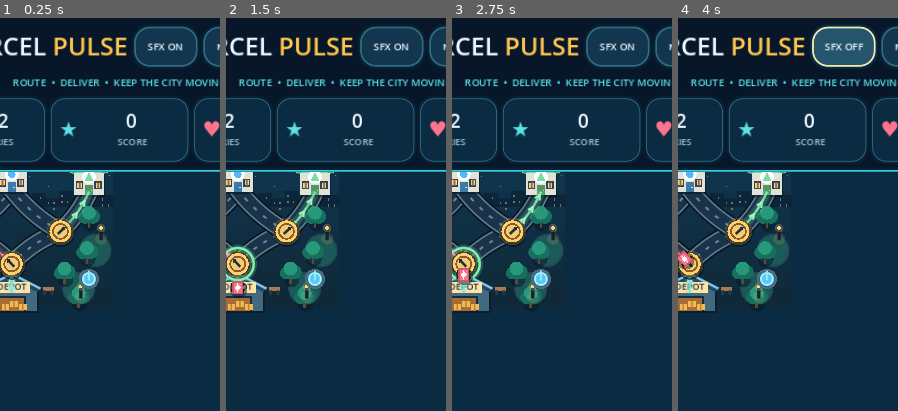
Above: before the commit, frames 1-4 (left to right).
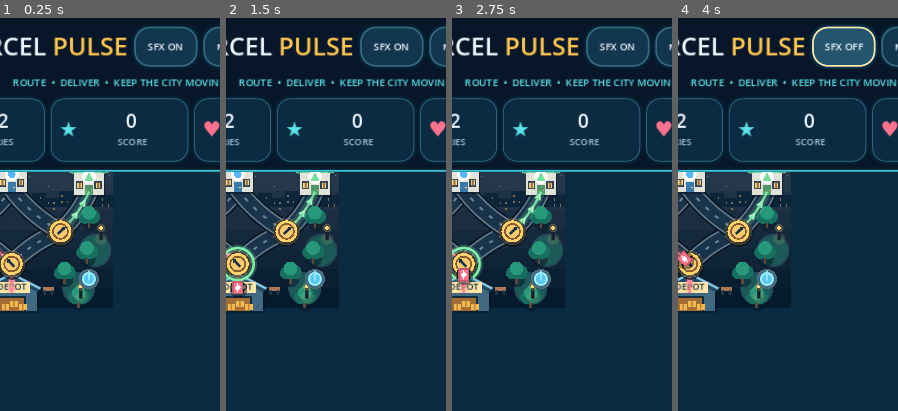
Above: after the commit, the same moments.

Repository: gauravprajapat-23/Parcel-pulse
Game: Godot game, scene res://scenes/game_screen.tscn
Two runs of this game, one before a commit and one after it. Both use one fixed random seed, a clock stepped at 60 frames per second and the inputs below.
Inputs:
- Up to frame 1 (0.25 s): no input
- Up to frame 2 (1.5 s): click "PLAY" at 0.5 s; click "RETRY" at 1.25 s
- Up to frame 3 (2.75 s): click "RETRY" at 2 s
- Up to frame 4 (4 s): click "RETRY" at 2.75 s; click "SFX ON" at 3.5 s
The pictures show only the part of the screen within x 23-73%, y 0-50%; the shares and areas given below are measured in that part.

The runs differ from the first frame. In frame 1, 0.1% of the frame differs, in the area x 3-8%, y 65-70%; in frame 2, less than 0.1%; in frame 3, less than 0.1%; in frame 4, 0.1%.
Error in both runs: Invalid access to property or key 'tagline_label' on a base object of type 'Dictionary'. (res://scripts/ui/game_screen.gd:265)

Commit message:
feat(levels): generalize road rendering touch and coach for every map

Diff:
--- a/scripts/ui/board_view.gd
+++ b/scripts/ui/board_view.gd
@@ -21,9 +21,17 @@
 			controller.board.junction_changed.disconnect(_on_junction_changed)
 		if controller.phase_changed.is_connected(_on_phase_changed):
 			controller.phase_changed.disconnect(_on_phase_changed)
+		if controller.board.map_changed.is_connected(_on_map_changed):
+			controller.board.map_changed.disconnect(_on_map_changed)
 	controller = value
 	controller.board.junction_changed.connect(_on_junction_changed)
 	controller.phase_changed.connect(_on_phase_changed)
+	controller.board.map_changed.connect(_on_map_changed)
+	if city_art != null:
+		city_art.board = controller.board
+		city_art.queue_redraw()
+	if juice_layer != null:
+		juice_layer.board = controller.board
 	if dynamic_layer != null:
 		dynamic_layer.controller = controller
 		dynamic_layer.queue_redraw()
@@ -45,6 +53,7 @@
 	clip_contents = true
 	city_art = CityBoardArt.new()
 	city_art.name = "CityArt"
+	city_art.board = controller.board if controller != null else null
 	city_art.mouse_filter = Control.MOUSE_FILTER_IGNORE
 	add_child(city_art)
 	city_art.set_anchors_preset(Control.PRESET_FULL_RECT)
@@ -60,6 +69,7 @@
 
 	juice_layer = GameJuice.new()
 	juice_layer.name = "FeedbackOverlay"
+	juice_layer.board = controller.board if controller != null else null
 	juice_layer.reduced_motion = reduced_motion
 	dynamic_layer.reduced_motion = reduced_motion
 	juice_layer.mouse_filter = Control.MOUSE_FILTER_IGNORE
@@ -79,6 +89,14 @@
 
 func get_junction_hit_radius() -> float:
 	return minf(72.0, maxf(48.0, minf(size.x, size.y) * 0.13))
+
+
+func _on_map_changed(_new_index: int) -> void:
+	clear_feedback()
+	if city_art != null:
+		city_art.queue_redraw()
+	if dynamic_layer != null:
+		dynamic_layer.queue_redraw()
 
 
 func _on_board_resized() -> void:
@@ -110,7 +128,7 @@
 
 
 func _point(node_id: String) -> Vector2:
-	return CityBoardGeometry.node_point(node_id, size)
+	return CityBoardGeometry.node_point(node_id, size, controller.board)
 
 
 func _normalized_point(value: Vector2) -> Vector2:
@@ -119,7 +137,7 @@
 
 func get_rendered_parcel_position(parcel: DeliveryParcel) -> Vector2:
 	return CityBoardGeometry.route_point(
-		parcel.current_node, parcel.next_node, parcel.progress, size
+		parcel.current_node, parcel.next_node, parcel.progress, size, controller.board
 	)
 
 
@@ -154,7 +172,7 @@
 	var radius: float = get_junction_hit_radius()
 	var nearest_id: String = ""
 	var best_distance: float = INF
-	for junction_id in BoardState.JUNCTION_IDS:
+	for junction_id in controller.board.junction_ids:
 		var distance: float = local_position.distance_to(_point(junction_id))
 		if distance <= radius and distance < best_distance:
 			nearest_id = junction_id
--- a/scripts/ui/city_board_art.gd
+++ b/scripts/ui/city_board_art.gd
@@ -1,5 +1,7 @@
 extends Control
 class_name CityBoardArt
+
+var board: BoardState
 
 # Static, handcrafted procedural city backdrop. No textures, plugins or
 # copyrighted artwork. Redrawn only on resize, not every gameplay frame.
@@ -22,7 +24,7 @@
 
 
 func _draw() -> void:
-	if size.x <= 0.0 or size.y <= 0.0:
+	if size.x <= 0.0 or size.y <= 0.0 or board == null:
 		return
 	_draw_sky_and_blocks()
 	_draw_roads()
@@ -40,9 +42,13 @@
 
 
 func _draw_sky_and_blocks() -> void:
-	draw_rect(Rect2(Vector2.ZERO, size), NIGHT)
+	var base: Color = NIGHT
+	match board.palette:
+		1: base = Color("#183049")
+		2: base = Color("#0E3C3C")
+	draw_rect(Rect2(Vector2.ZERO, size), base)
 	for index in range(7):
-		var shade := Color("#10344C").lerp(Color("#102938"), float(index) / 6.0)
+		var shade: Color = base.lightened(0.12).lerp(base.darkened(0.07), float(index) / 6.0)
 		draw_rect(Rect2(0, size.y * float(index) / 7.0, size.x, size.y / 7.0 + 1.0), shade)
 
 	# Quiet skyline: deliberately low-contrast so destinations stay readable.
@@ -72,11 +78,11 @@
 
 func _draw_roads() -> void:
 	var s: float = _scale()
-	for from_id in BoardState.EDGES.keys():
-		var exits: Array = BoardState.EDGES[from_id]
+	for from_id in board.edges.keys():
+		var exits: Array = board.edges[from_id]
 		for to_id in exits:
 			var road: PackedVector2Array = CityBoardGeometry.route_polyline(
-				str(from_id), str(to_id), size, 20
+				str(from_id), str(to_id), size, 20, board
 			)
 			draw_polyline(road, Color("#061421"), 43.0 * s, true)
 			draw_polyline(road, CURB, 36.0 * s, true)
@@ -85,10 +91,10 @@
 			for marker in range(2, 9, 2):
 				var fraction: float = float(marker) / 10.0
 				var before: Vector2 = CityBoardGeometry.route_point(
-					str(from_id), str(to_id), fraction - 0.025, size
+					str(from_id), str(to_id), fraction - 0.025, size, board
 				)
 				var after: Vector2 = CityBoardGeometry.route_point(
-					str(from_id), str(to_id), fraction + 0.025, size
+					str(from_id), str(to_id), fraction + 0.025, size, board
 				)
 				draw_line(before, after, Color("#8DB0BF", 0.7), 2.0 * s, true)
 
@@ -146,7 +152,7 @@
 
 func _draw_house(node_id: String, accent: Color) -> void:
 	var s: float = _scale()
-	var center: Vector2 = CityBoardGeometry.node_point(node_id, size) + Vector2(0, -21) * s
+	var center: Vector2 = CityBoardGeometry.node_point(node_id, size, board) + Vector2(0, -21) * s
 	var half_width: float = 33.0 * s
 	var top: float = center.y - 26.0 * s
 	var front: Rect2 = Rect2(
@@ -187,7 +193,7 @@
 
 func _draw_depot() -> void:
 	var s: float = _scale()
-	var center: Vector2 = CityBoardGeometry.node_point("depot", size) + Vector2(0, 15) * s
+	var center: Vector2 = CityBoardGeometry.node_point("depot", size, board) + Vector2(0, 15) * s
 	var body: Rect2 = Rect2(center + Vector2(-55, -24) * s, Vector2(110, 49) * s)
 	draw_rect(Rect2(body.position + Vector2(4, 4) * s, body.size), Color("#07131E", 0.55))
 	draw_rect(body, Color("#426982"))
--- a/scripts/ui/city_board_geometry.gd
+++ b/scripts/ui/city_board_geometry.gd
@@ -14,19 +14,21 @@
 }
 
 
-static func node_point(node_id: String, bounds: Vector2) -> Vector2:
-	if not BoardState.NODES.has(node_id):
+static func node_point(node_id: String, bounds: Vector2, board: BoardState = null) -> Vector2:
+	var positions: Dictionary = board.nodes if board != null else BoardState.NODES
+	if not positions.has(node_id):
 		return Vector2.ZERO
-	var uv: Vector2 = BoardState.NODES[node_id]
+	var uv: Vector2 = positions[node_id]
 	return Vector2(uv.x * bounds.x, uv.y * bounds.y)
 
 
-static func route_point(from_id: String, to_id: String, t: float, bounds: Vector2) -> Vector2:
-	var start: Vector2 = node_point(from_id, bounds)
-	var finish: Vector2 = node_point(to_id, bounds)
-	if not BoardState.EDGES.has(from_id):
+static func route_point(from_id: String, to_id: String, t: float, bounds: Vector2, board: BoardState = null) -> Vector2:
+	var start: Vector2 = node_point(from_id, bounds, board)
+	var finish: Vector2 = node_point(to_id, bounds, board)
+	var connections: Dictionary = board.edges if board != null else BoardState.EDGES
+	if not connections.has(from_id):
 		return start
-	var options: Array = BoardState.EDGES[from_id]
+	var options: Array = connections[from_id]
 	if not options.has(to_id):
 		return start
 	var delta: Vector2 = finish - start
@@ -44,25 +46,26 @@
 	)
 
 
-static func route_tangent(from_id: String, to_id: String, t: float, bounds: Vector2) -> Vector2:
-	var a: Vector2 = route_point(from_id, to_id, clampf(t - 0.01, 0.0, 1.0), bounds)
-	var b: Vector2 = route_point(from_id, to_id, clampf(t + 0.01, 0.0, 1.0), bounds)
+static func route_tangent(from_id: String, to_id: String, t: float, bounds: Vector2, board: BoardState = null) -> Vector2:
+	var a: Vector2 = route_point(from_id, to_id, clampf(t - 0.01, 0.0, 1.0), bounds, board)
+	var b: Vector2 = route_point(from_id, to_id, clampf(t + 0.01, 0.0, 1.0), bounds, board)
 	var vector: Vector2 = b - a
 	if vector.length_squared() < 0.0001:
 		return Vector2.UP
 	return vector.normalized()
 
 
-static func route_polyline(from_id: String, to_id: String, bounds: Vector2, steps: int = 20) -> PackedVector2Array:
+static func route_polyline(from_id: String, to_id: String, bounds: Vector2, steps: int = 20, board: BoardState = null) -> PackedVector2Array:
 	var result := PackedVector2Array()
-	if not BoardState.EDGES.has(from_id):
+	var connections: Dictionary = board.edges if board != null else BoardState.EDGES
+	if not connections.has(from_id):
 		return result
-	var options: Array = BoardState.EDGES[from_id]
+	var options: Array = connections[from_id]
 	if not options.has(to_id):
 		return result
 	var count: int = maxi(2, steps)
 	for index in range(count + 1):
-		result.append(route_point(from_id, to_id, float(index) / float(count), bounds))
+		result.append(route_point(from_id, to_id, float(index) / float(count), bounds, board))
 	return result
 
 
--- a/scripts/ui/city_board_overlay.gd
+++ b/scripts/ui/city_board_overlay.gd
@@ -57,18 +57,17 @@
 
 
 func _point(node_id: String) -> Vector2:
-	return CityBoardGeometry.node_point(node_id, size)
+	return CityBoardGeometry.node_point(node_id, size, controller.board)
 
 
 func _draw_active_routes() -> void:
 	var s: float = _scale()
-	var active_roads: Array[String] = ["depot", "hub", "west", "east"]
-	for from_id in active_roads:
+	for from_id in controller.board.edges.keys():
 		var to_id: String = controller.board.get_next_node(from_id)
 		if not controller.board.is_valid_edge(from_id, to_id):
 			continue
 		var tint: Color = _route_color(to_id)
-		var road := CityBoardGeometry.route_polyline(from_id, to_id, size, 20)
+		var road := CityBoardGeometry.route_polyline(str(from_id), to_id, size, 20, controller.board)
 		var aura: Color = tint
 		aura.a = 0.18
 		draw_polyline(road, aura, 17.0 * s, true)
@@ -86,14 +85,17 @@
 		"red": return COLOR_RED
 		"blue": return COLOR_BLUE
 		"green": return COLOR_GREEN
-		"west": return COLOR_RED
-		"east": return COLOR_GREEN
+		_:
+			if controller != null and controller.board.is_junction(destination_id):
+				var next_id: String = controller.board.get_next_node(destination_id)
+				if next_id != "" and next_id != destination_id:
+					return _route_color(next_id)
 	return Color("#73E4DE")
 
 
 func _draw_chevron(from_id: String, to_id: String, t: float, tint: Color, s: float) -> void:
-	var point: Vector2 = CityBoardGeometry.route_point(from_id, to_id, t, size)
-	var tangent: Vector2 = CityBoardGeometry.route_tangent(from_id, to_id, t, size)
+	var point: Vector2 = CityBoardGeometry.route_point(from_id, to_id, t, size, controller.board)
+	var tangent: Vector2 = CityBoardGeometry.route_tangent(from_id, to_id, t, size, controller.board)
 	var perpendicular := Vector2(-tangent.y, tangent.x)
 	var tip: Vector2 = point + tangent * 6.0 * s
 	var back: Vector2 = point - tangent * 4.0 * s
@@ -103,10 +105,10 @@
 
 func _draw_junctions() -> void:
 	var s: float = _scale()
-	for junction_id in BoardState.JUNCTION_IDS:
+	for junction_id in controller.board.junction_ids:
 		var center: Vector2 = _point(junction_id)
 		var route: String = controller.board.get_next_node(junction_id)
-		var heading: Vector2 = CityBoardGeometry.route_tangent(junction_id, route, 0.02, size)
+		var heading: Vector2 = CityBoardGeometry.route_tangent(junction_id, route, 0.02, size, controller.board)
 		draw_circle(center + Vector2(1, 4) * s, 30 * s, Color("#07121C", 0.65), true)
 		draw_circle(center, 30 * s, Color("#F9B852", 0.20), true)
 		draw_circle(center, 24 * s, GOLD, true)
@@ -135,10 +137,10 @@
 		if not parcel.active:
 			continue
 		var at: Vector2 = CityBoardGeometry.route_point(
-			parcel.current_node, parcel.next_node, parcel.progress, size
+			parcel.current_node, parcel.next_node, parcel.progress, size, controller.board
 		)
 		var direction: Vector2 = CityBoardGeometry.route_tangent(
-			parcel.current_node, parcel.next_node, parcel.progress, size
+			parcel.current_node, parcel.next_node, parcel.progress, size, controller.board
 		)
 		_draw_cart(at, direction, parcel.destination, _scale())
 
--- a/scripts/ui/game_juice.gd
+++ b/scripts/ui/game_juice.gd
@@ -10,6 +10,7 @@
 const TAP_COLOR: Color = Color("#FFD778")
 
 var effects: Array[Dictionary] = []
+var board: BoardState
 var reduced_motion: bool = false
 var _draw_accumulator: float = 0.0
 const VISUAL_FRAME_STEP: float = 1.0 / 30.0
@@ -21,7 +22,7 @@
 
 
 func show_junction(node_id: String) -> void:
-	if not BoardState.JUNCTION_IDS.has(node_id):
+	if board == null or not board.is_junction(node_id):
 		return
 	# Junction state still changes and audio still plays; omit the ripple.
 	if not reduced_motion:
@@ -32,7 +33,7 @@
 	if parcel == null:
 		return
 	var node_id: String = parcel.current_node
-	if not BoardState.NODES.has(node_id):
+	if board == null or not board.has_node(node_id):
 		node_id = "depot"
 	_append_effect("success" if matched else "miss", node_id)
 
@@ -82,7 +83,7 @@
 		var elapsed: float = float(effect["elapsed"])
 		var fraction: float = clampf(elapsed / EFFECT_LIFETIME, 0.0, 1.0)
 		var fade: float = 1.0 if reduced_motion else 1.0 - fraction
-		var anchor: Vector2 = CityBoardGeometry.node_point(str(effect["node"]), size)
+		var anchor: Vector2 = CityBoardGeometry.node_point(str(effect["node"]), size, board)
 		var kind: String = str(effect["kind"])
 		if kind == "tap":
 			if reduced_motion:
--- a/scripts/ui/routing_coach.gd
+++ b/scripts/ui/routing_coach.gd
@@ -22,8 +22,8 @@
 			nearest = parcel
 
 	if nearest == null:
-		if controller.scheduler.next_index < RouteScheduler.SCHEDULE.size():
-			var upcoming: String = str(RouteScheduler.SCHEDULE[controller.scheduler.next_index])
+		if controller.scheduler.next_index < controller.scheduler.schedule.size():
+			var upcoming: String = str(controller.scheduler.schedule[controller.scheduler.next_index])
 			return {
 				"message": "NEXT: %s (%s). Match its home!" % [upcoming.to_upper(), SYMBOLS.get(upcoming, "?")],
 				"focus": "", "needs_action": false
@@ -31,11 +31,11 @@
 		return {"message": "Final deliveries on their way.", "focus": "", "needs_action": false}
 
 	var junction_id: String = nearest.next_node
-	var desired: String = desired_exit(junction_id, nearest.destination)
+	var desired: String = desired_exit(junction_id, nearest.destination, controller.board)
 	if not controller.board.is_valid_edge(junction_id, desired):
 		# The package already entered an irreversible wrong branch.
 		# Never tell a player to tap toward a non-matching destination.
-		var correct_branch: String = "EAST" if nearest.destination == "green" else "WEST"
+		var correct_branch: String = desired_exit("hub", nearest.destination, controller.board).to_upper()
 		return {
 			"message": "%s took the wrong branch! Choose HUB to %s next time." % [
 				nearest.destination.to_upper(), correct_branch
@@ -50,15 +50,14 @@
 	return {"message": message, "focus": junction_id, "needs_action": needs_action}
 
 
-static func desired_exit(junction_id: String, destination: String) -> String:
-	match junction_id:
-		"hub":
-			if destination in ["red", "blue", "green"]:
-				return "east" if destination == "green" else "west"
-		"west":
-			if destination in ["red", "blue"]:
-				return destination
-		"east":
-			if destination in ["blue", "green"]:
-				return destination
+static func desired_exit(junction_id: String, destination: String, board: BoardState = null) -> String:
+	# Path-finding advice is read-only: switch state and scoring are untouched.
+	var roads: Dictionary = board.edges if board != null else BoardState.EDGES
+	if not roads.has(junction_id):
+		return ""
+	var exits: Array = roads[junction_id]
+	for next_id in exits:
+		var target_id: String = str(next_id)
+		if target_id == destination or LevelCatalog.path_exists(roads, target_id, destination):
+			return target_id
 	return ""
